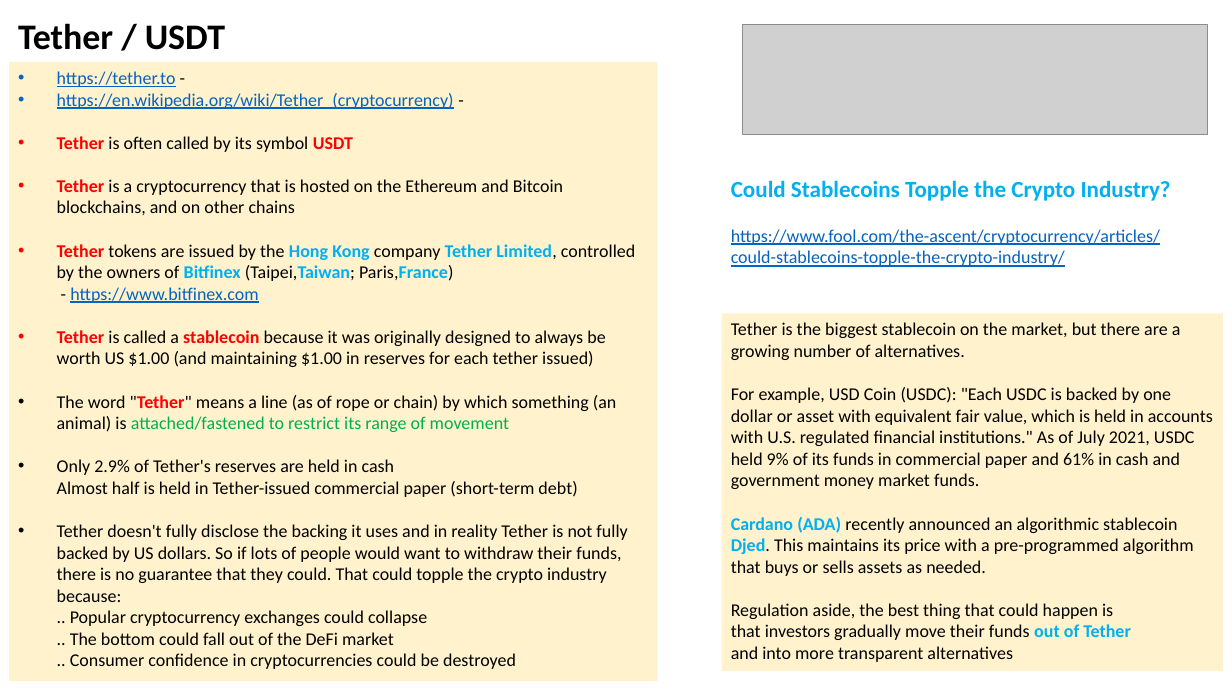
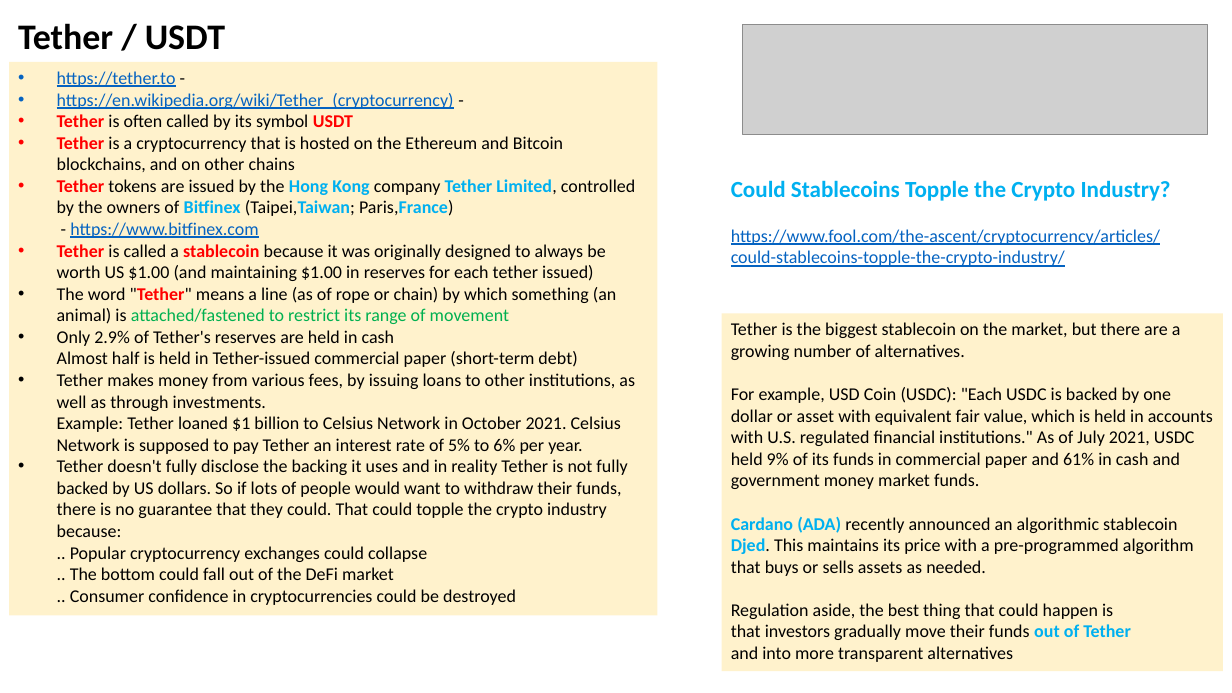
Before and after one commit to lselector/crypto, a slide deck: slide 8 of crypto_04_stable_coins.pptx (slide 7 before the commit). Drawn at 1232x693 pixels with LibreOffice and Linux fonts; fonts in the diff are those of the drawing; grey boxes stand for pictures. Boxes give left, top, right and bottom in pixels: in the first picture for what was removed or moved away, otherwise in the second. Text is boxed around its words. In the diff, an @@ line names an element or a change of style, - is before the commit and + after.

```diff
--- a/crypto_04_stable_coins.pptx
+++ b/crypto_04_stable_coins.pptx
@@ rectangle "https://tether.to -": place and size @@
-rectangle "https://tether.to -" at [9,62,658,681]
+rectangle "https://tether.to -" at [9,62,658,616]
@@ text in rectangle at [57,373,635,454]: paragraph added @@
+• Tether makes money from various fees, by issuing loans to other institutions, as well as through investments.
+  Example: Tether loaned $1 billion to Celsius Network in October 2021. Celsius Network is supposed to pay Tether an interest rate of 5% to 6% per year.
```
Also in this commit, not shown: 2 other slides changed, 2 slides added, 1 slide removed.
